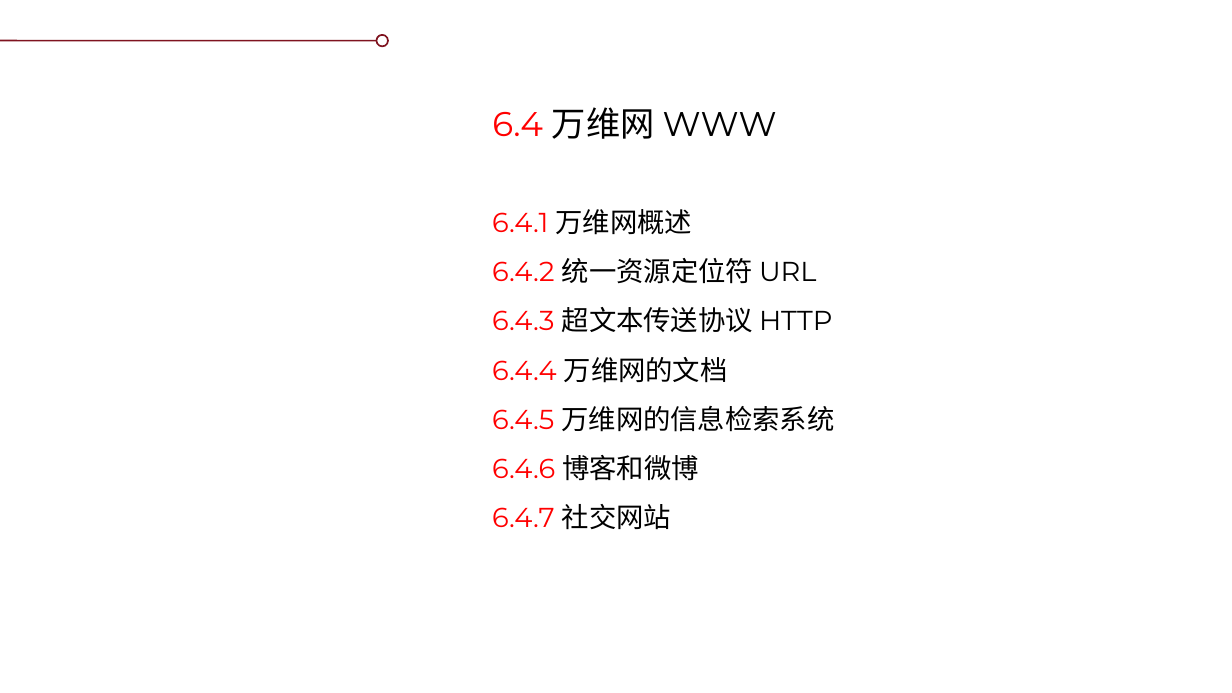
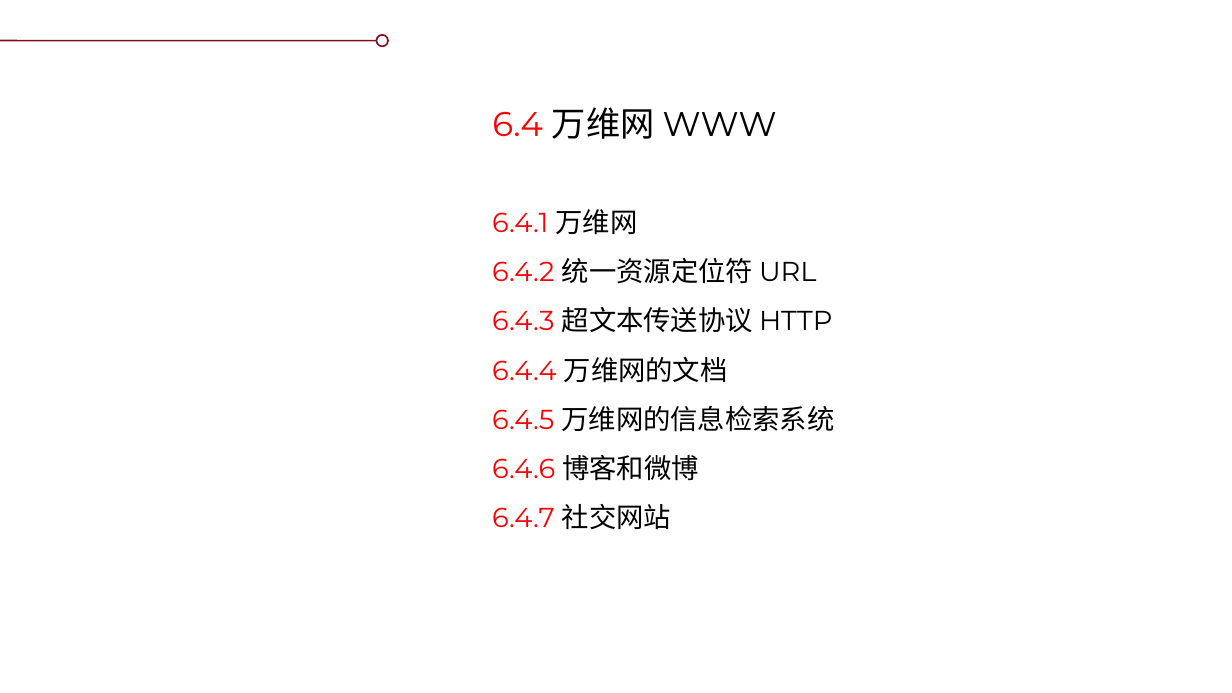
Before and after one commit to glplaman/glplaman.github.io, a slide deck: slide 53 of network/ppt/chap6.pptx. Drawn at 1232x693 pixels with LibreOffice and Linux fonts; fonts in the diff are those of the drawing; background and template pictures are left out. Boxes give left, top, right and bottom in pixels: in the first picture for what was removed or moved away, otherwise in the second. Text is boxed around its words. In the diff, an @@ line names an element or a change of style, - is before the commit and + after.

```diff
--- a/network/ppt/chap6.pptx
+++ b/network/ppt/chap6.pptx
@@ text at bbox=[492, 209, 638, 235]: text changed @@
-6.4.1 万维网概述
+6.4.1 万维网
```
Also in this commit, not shown: 23 other slides changed, 8 other files.
